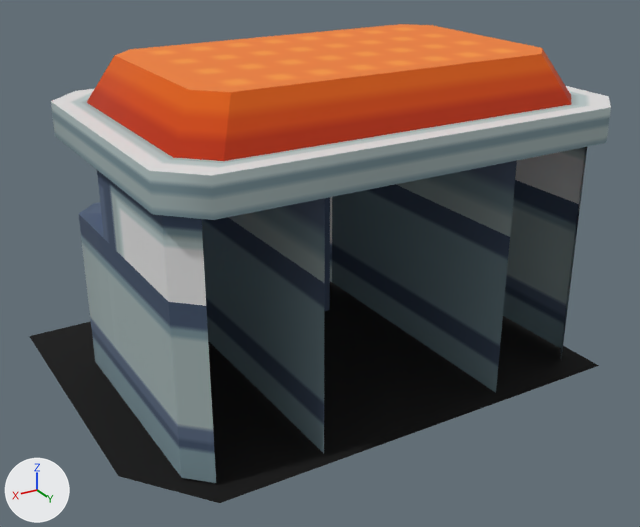
Two versions of the glTF model public/assets/models/pkm-center/pkm-center.glb, one commit apart.
Before and after are seen from a 50 mm lens placed at (18.3, 30.2, 19.8), pointed at (0.5, 0.6, 5.0). Every picture has the same lights, and +X, +Y and +Z are marked at lower left. The picture after the commit comes second. Where no turn or scale is listed for an object, it has been applied to the vertices. Vertices at exactly the same position are counted once.

The first picture shows 'pkm-center'.
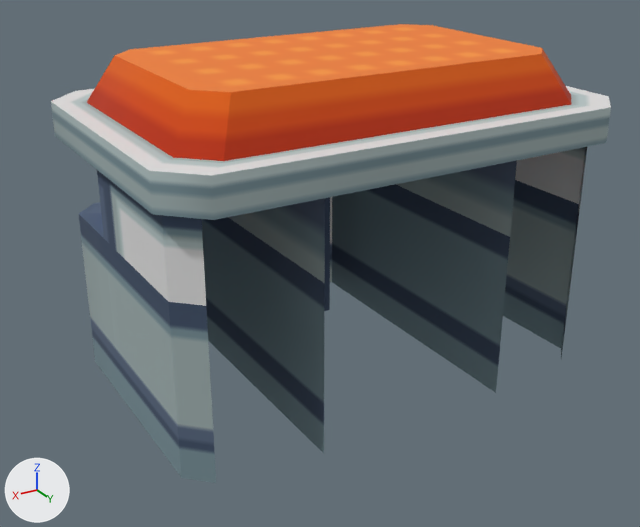
Location of each change, (x1, y1, x2, y2) in pixels of the pictures (640 x 527 px):
'pkm-center', reshaped: before (29, 24, 611, 503); after (51, 24, 611, 483)
part 1 of me_pkm_center, deleted: before (29, 282, 599, 503)

The change, as a list of edits to the scene's bpy script:
```text
Change me_pkm_center:
    used by ob_pkm_center; location = (0.0, 0.0, 0.0)
    remove me_pkm_center.from_pydata(...)  # 182 vertices, 256 faces; spans x -9.6..11.0, y -8.5..7.3, z 0.3..13.8
    add me_pkm_center.from_pydata(...)  # 168 vertices, 240 faces; spans x -9.6..9.6, y -8.5..7.3, z 0.5..13.8
    me_pkm_center part 1: the loose piece of 14 vertices spanning x -9.6..11.0, y -8.3..7.3, z 0.3 is deleted
    remove me_pkm_center.materials.append(mat_h_kage)  # picture img_h_kage
```
